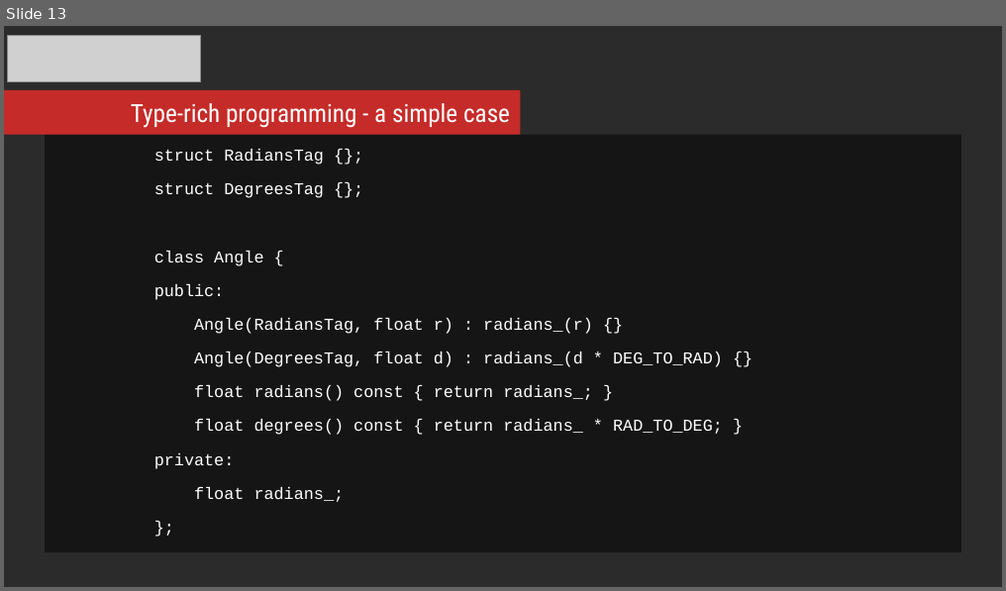
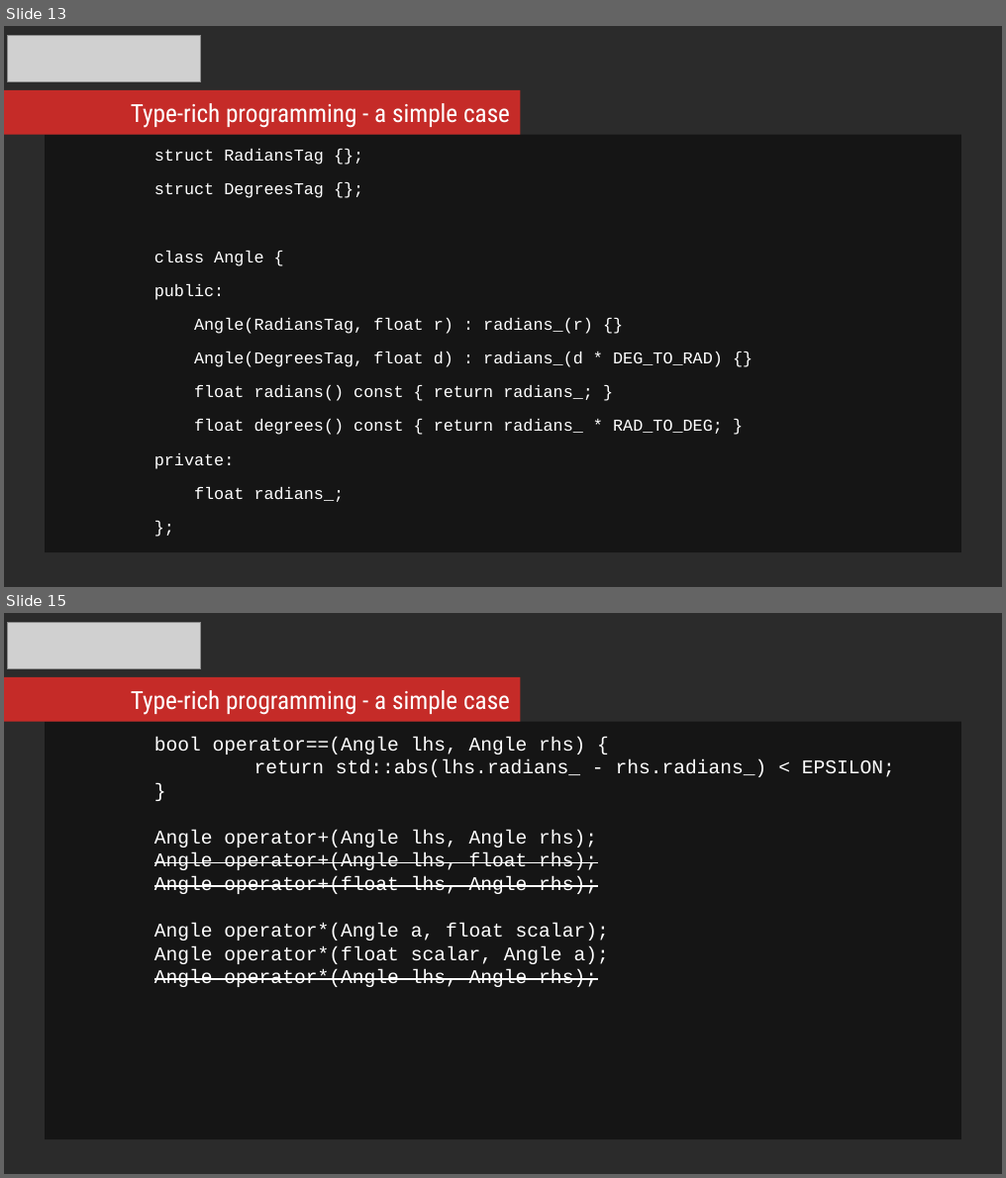
Before and after one commit to mikosz/type-safety, a slide deck: ask-not-what-you-can-do-for-the-compiler.odp. Shown one above the other, each under a label of ours: slide 13 before the commit, slides 13 and 15 after it; the slides between them are not shown. The pictures are 1006x591 and 1006x1178 pixels, drawn with LibreOffice and Linux fonts; fonts in the diff are those of the drawing; grey boxes stand for pictures; background and template pictures are left out; a plain dark background stands for a picture behind light text. Boxes give left, top, right and bottom in pixels: in the first picture for what was removed or moved away, otherwise in the second. Text is boxed around its words. In the diff, an @@ line names an element or a change of style, - is before the commit and + after.

```diff
--- a/ask-not-what-you-can-do-for-the-compiler.odp
+++ b/ask-not-what-you-can-do-for-the-compiler.odp
@@ slide 15 added at (x1=4, y1=613, x2=1002, y2=1174), background picture (left out) @@
@@ picture added at (x1=8, y1=622, x2=202, y2=668) @@
@@ rectangle added at (x1=4, y1=677, x2=520, y2=721), fill #C52B28 @@
@@ text added at (x1=131, y1=690, x2=510, y2=715), 18 pt, text #FFFFFF @@
+Type-rich programming - a simple case
@@ rectangle added at (x1=45, y1=722, x2=961, y2=1140), fill #000000 at 51% opacity, 14 pt, text #FFFFFF @@
+bool operator==(Angle lhs, Angle rhs) {
+return std::abs(lhs.radians_ - rhs.radians_) < EPSILON;
+}
+Angle operator+(Angle lhs, Angle rhs);
+Angle operator+(Angle lhs, float rhs);
+Angle operator+(float lhs, Angle rhs);
+Angle operator*(Angle a, float scalar);
+Angle operator*(float scalar, Angle a);
+Angle operator*(Angle lhs, Angle rhs);
```
Also in this commit, not shown: 1 slide changed, 5 other slides added, 8 other files.
